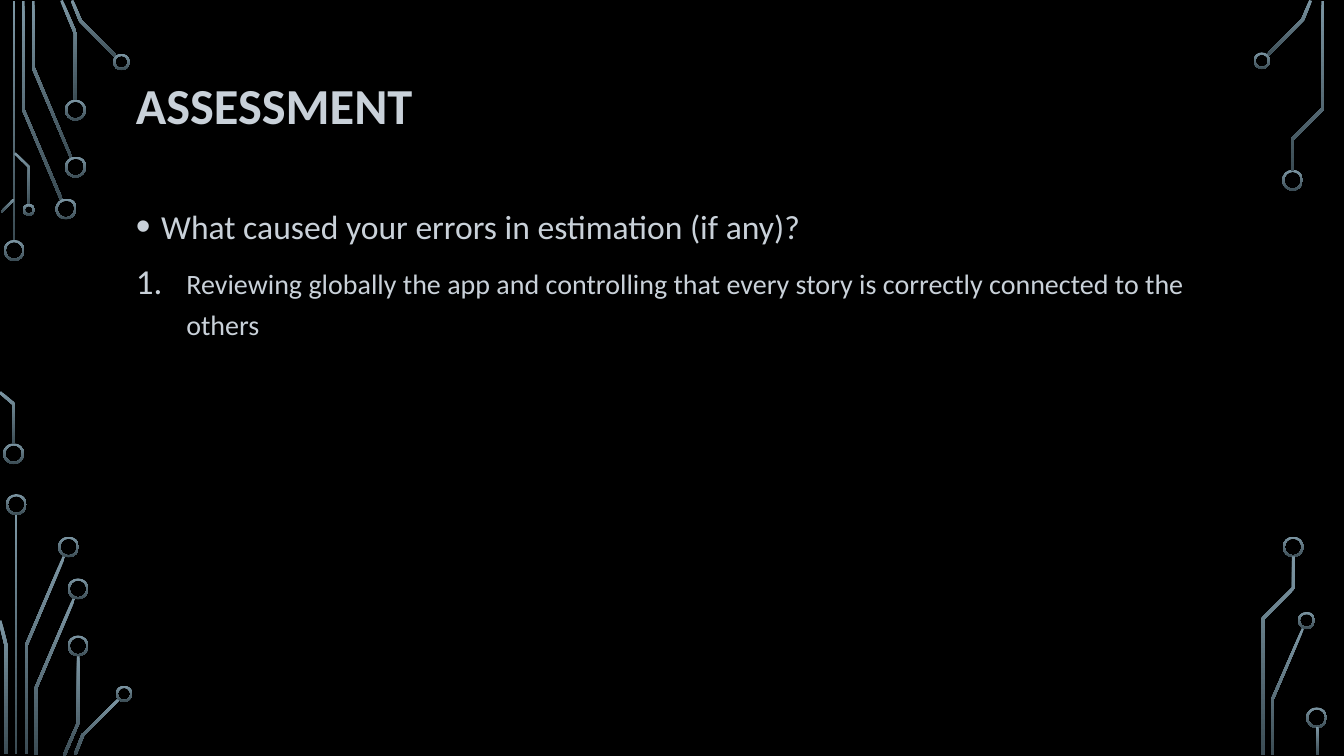
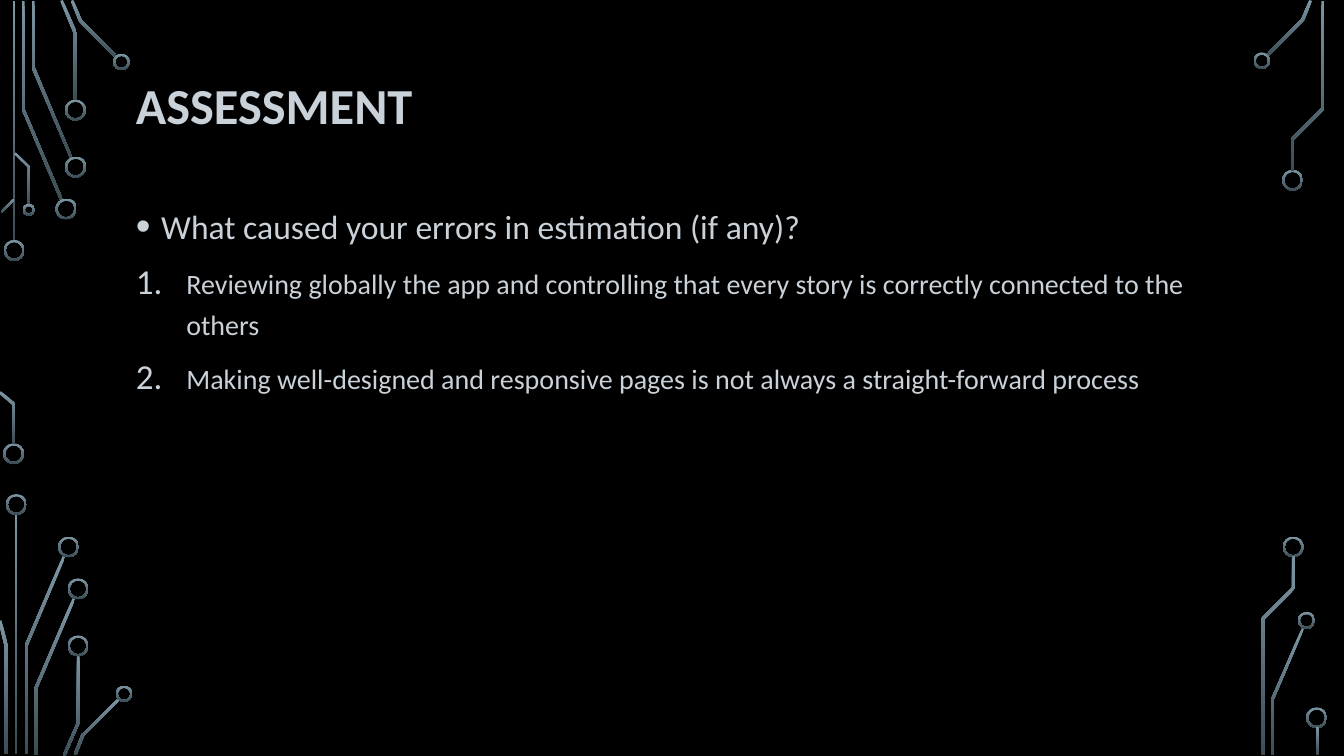
Before and after one commit to HeydarliAtabay/SolidarityPurchasingGroup, a slide deck: slide 13 of Retrospective/Sprint 3 - Retrospective.pptx (slide 12 before the commit). Drawn at 1344x756 pixels with LibreOffice and Linux fonts; fonts in the diff are those of the drawing; background and template pictures are left out. Boxes give left, top, right and bottom in pixels: in the first picture for what was removed or moved away, otherwise in the second. Text is boxed around its words. In the diff, an @@ line names an element or a change of style, - is before the commit and + after.

```diff
--- a/Retrospective/Sprint 3 - Retrospective.pptx
+++ b/Retrospective/Sprint 3 - Retrospective.pptx
@@ text at [186,369,1139,394]: paragraph added @@
+2. Making well-designed and responsive pages is not always a straight-forward process
```
Also in this commit, not shown: 5 other slides changed, 1 slide added, 3 other files.
